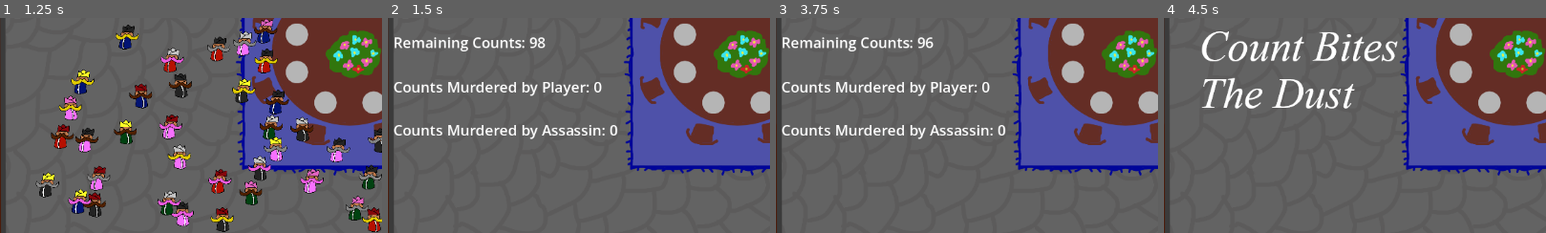
Above: before the commit, frames 1-4 (left to right).
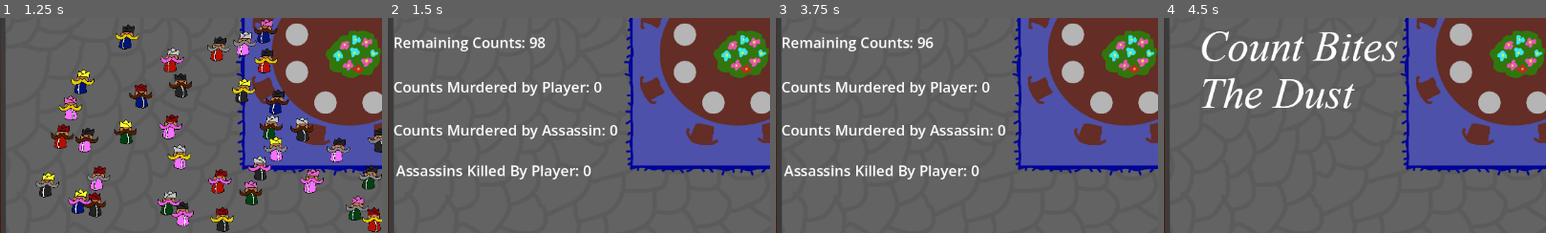
Above: after the commit, the same moments.

Repository: ZiyadAziz/Another-Count-Bites-The-Dust
Game: Godot game, scene res://scenes/start_menu.tscn
Two runs of this game, one before a commit and one after it. Both use one fixed random seed, a clock stepped at 60 frames per second and the inputs below.
Inputs:
- Up to frame 1 (1.25 s): click "Tutorial" at 0.5 s
- Up to frame 2 (1.5 s): click "End The Hunt" at 1.25 s
- Up to frame 3 (3.75 s): click "Play Again!" at 2 s; click "Chaos" at 2.75 s; click "End The Hunt" at 3.5 s
- Up to frame 4 (4.5 s): click "Play Again!" at 4.25 s
The pictures show only the part of the screen within x 4-54%, y 42-92%; the shares and areas given below are measured in that part.

Frame 1 is identical in both runs. In frame 2, 1.2% of the frame differs, in the area x 2-54%, y 68-76%; in frame 3, 1.2%; in frame 4, nothing differs.

Commit message:
added another stat

Diff:
--- a/scenes/end_screen.tscn
+++ b/scenes/end_screen.tscn
@@ -65,6 +65,15 @@
 theme_override_font_sizes/font_size = 22
 text = "Final Time: 0"
 
+[node name="Label6" type="Label" parent="." unique_id=1825244964]
+layout_mode = 0
+offset_left = 61.0
+offset_top = 485.0
+offset_right = 267.0
+offset_bottom = 516.0
+theme_override_font_sizes/font_size = 22
+text = "Assassins Killed By Player: 0"
+
 [node name="Backgrown" type="Sprite2D" parent="." unique_id=642759273]
 z_index = -1
 position = Vector2(576, 324)
--- a/scripts/GameStats.gd
+++ b/scripts/GameStats.gd
@@ -12,3 +12,4 @@
 var time_elapsed := 0.0
 var counts_assassinated := 0
 var incorrect_guesses := 0
+var correct_guesses := 0
--- a/scripts/count.gd
+++ b/scripts/count.gd
@@ -148,6 +148,8 @@
 	if event is InputEventMouseButton and event.pressed and event.button_index == MOUSE_BUTTON_LEFT:
 		if not imposter:
 			level_manager.incorrect_guess()
+		elif imposter:
+			level_manager.assassin_assassinated()
 		player_kill.play()
 		current_state = State.DEAD
 		print("Killed NPC", id)
--- a/scripts/end_screen.gd
+++ b/scripts/end_screen.gd
@@ -7,6 +7,7 @@
 @onready var label_3: Label = $Label3
 @onready var label_4: Label = $Label4
 @onready var label_5: Label = $Label5
+@onready var label_6: Label = $Label6
 
 func _ready() -> void:
 	label_5.text = "Final Time: " + str(int(GameStats.time_elapsed))
@@ -14,7 +15,7 @@
 	label_4.text = "Remaining Counts: " + str(GameStats.count_count)
 	label.text = "Counts Murdered by Assassin: " + str(GameStats.counts_assassinated)
 	label_2.text = "Counts Murdered by Player: " + str(GameStats.incorrect_guesses)
-
+	label_6.text = "Assassins Killed By Player: " + str(GameStats.correct_guesses)
 
 func _on_button_pressed() -> void:
 	get_tree().change_scene_to_file("res://scenes/start_menu.tscn")
--- a/scripts/level_manager.gd
+++ b/scripts/level_manager.gd
@@ -30,6 +30,7 @@
 	GameStats.time_elapsed = 0.0
 	GameStats.counts_assassinated = 0
 	GameStats.incorrect_guesses = 0
+	GameStats.correct_guesses = 0
 	GameStats.max_count = 100
 
 func _process(delta: float) -> void:
@@ -51,5 +52,8 @@
 func count_assassinated():
 	GameStats.counts_assassinated += 1
 
+func assassin_assassinated():
+	GameStats.correct_guesses += 1
+
 func _on_button_pressed() -> void:
 	get_tree().change_scene_to_file("res://scenes/end_screen.tscn")
